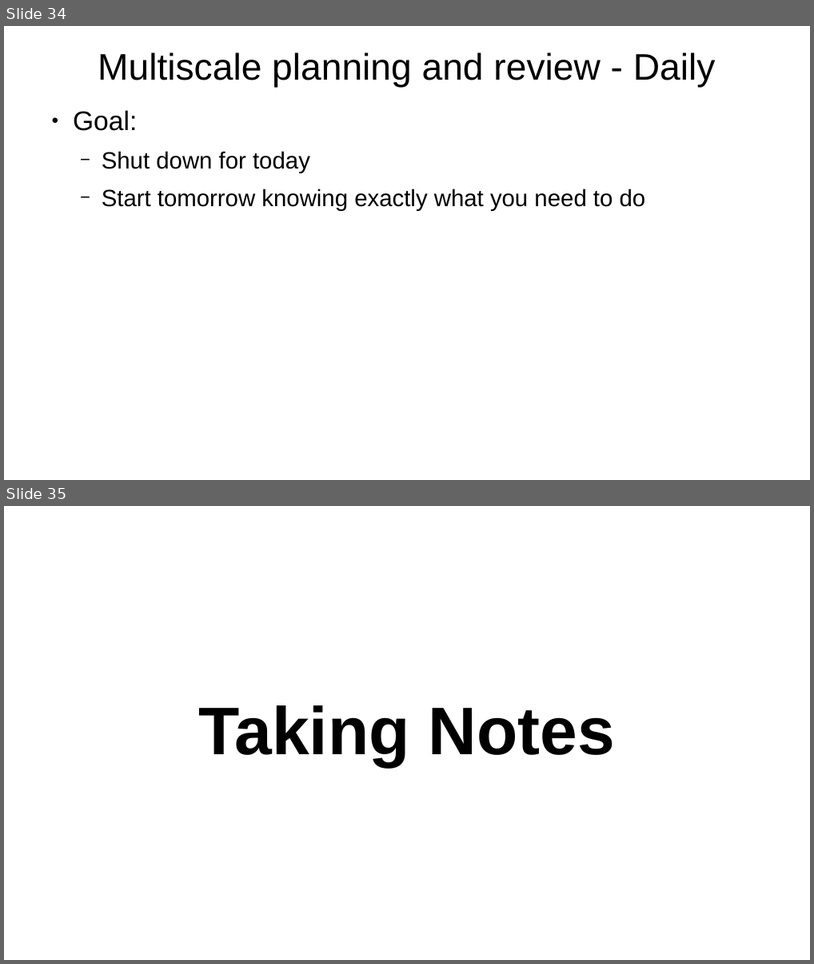
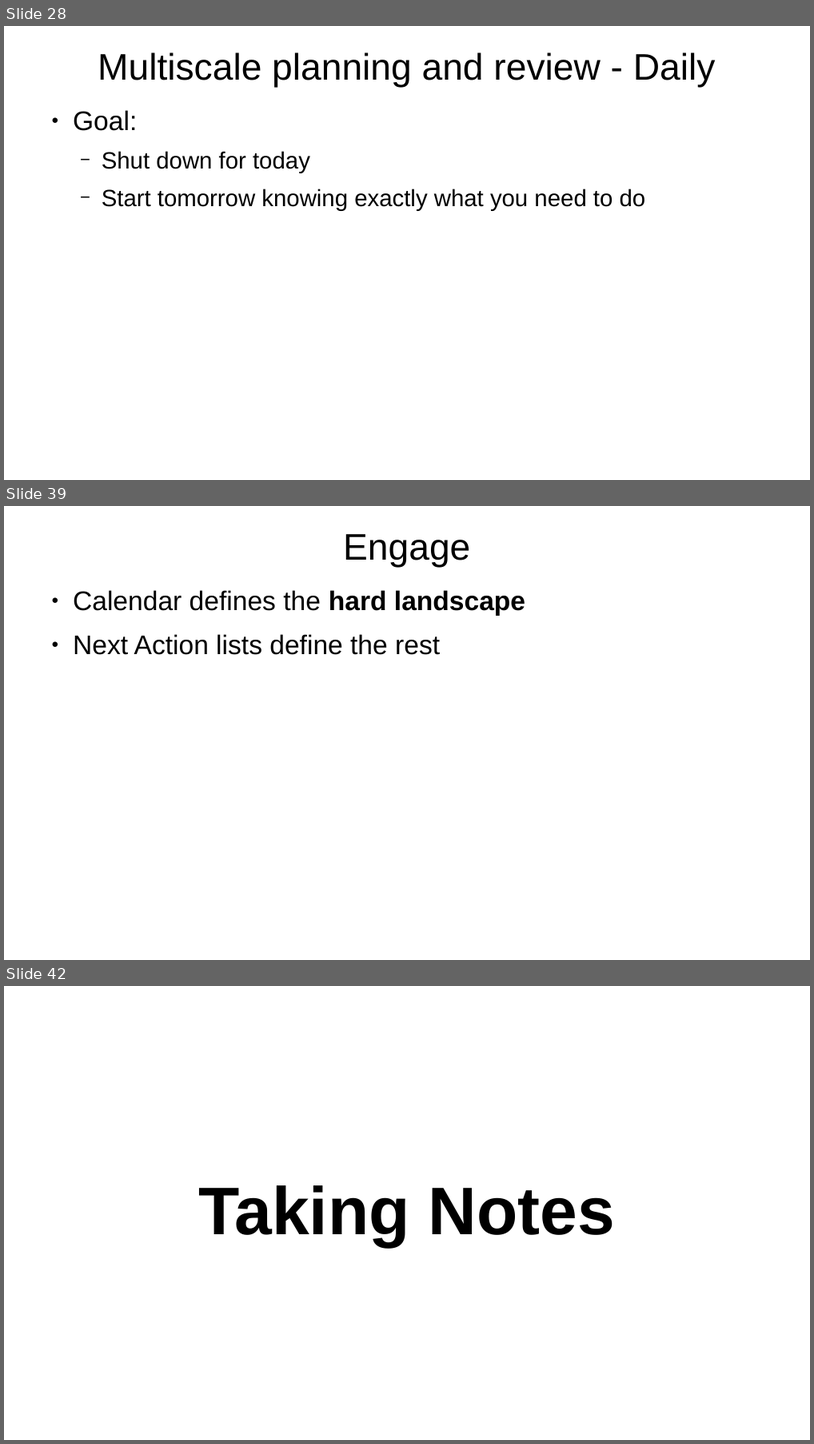
Before and after one commit to arnegevaert/SC26, a slide deck: personal_effectiveness.odp. Shown one above the other, each under a label of ours: slides 34 and 35 before the commit, slides 28, 39 and 42 after it; the slides between them are not shown. The pictures are 814x964 and 814x1444 pixels, drawn with LibreOffice and Linux fonts; fonts in the diff are those of the drawing. Boxes give left, top, right and bottom in pixels: in the first picture for what was removed or moved away, otherwise in the second. Text is boxed around its words. In the diff, an @@ line names an element or a change of style, - is before the commit and + after.

```diff
--- a/personal_effectiveness.odp
+++ b/personal_effectiveness.odp
@@ slide 39 added at [4,506,810,960], background #FFFFFF @@
@@ title added at [343,534,470,568], 44 pt, text #000000 @@
+Engage
@@ text added at [73,590,526,655], 32 pt, text #000000 @@
+● Calendar defines the hard landscape
+● Next Action lists define the rest
@@ what was slide 34 is now slide 28 @@
@@ what was slide 35 is now slide 42 @@
```
Also in this commit, not shown: 7 slides changed, 13 other slides added, 5 slides removed.
